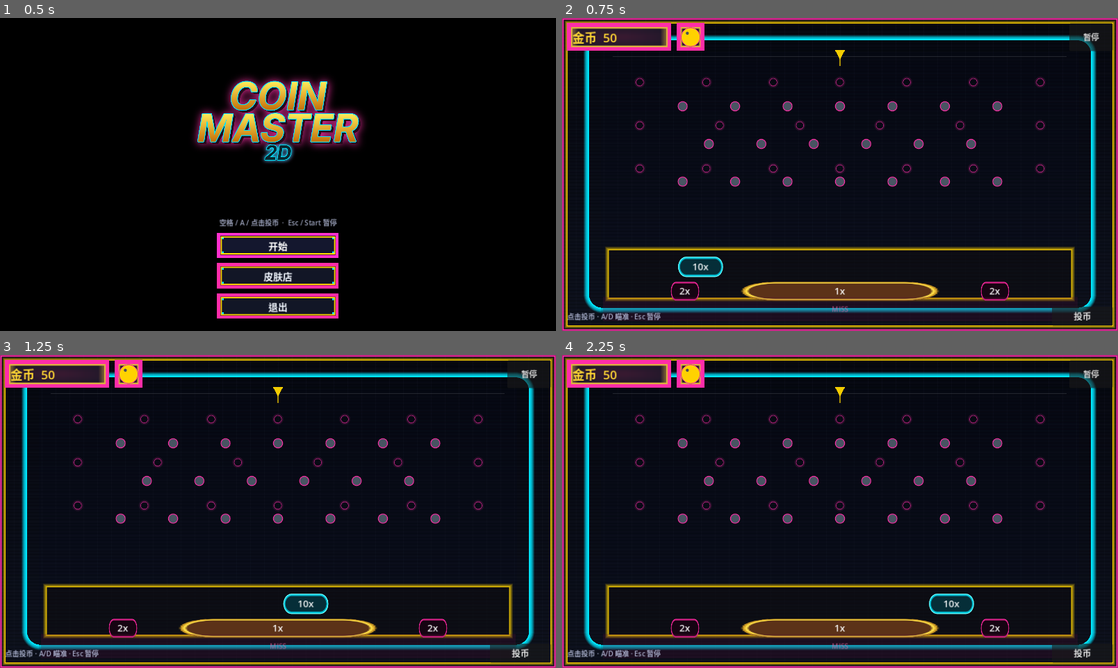
Above: before the commit, frames 1-4 (two rows, left to right).
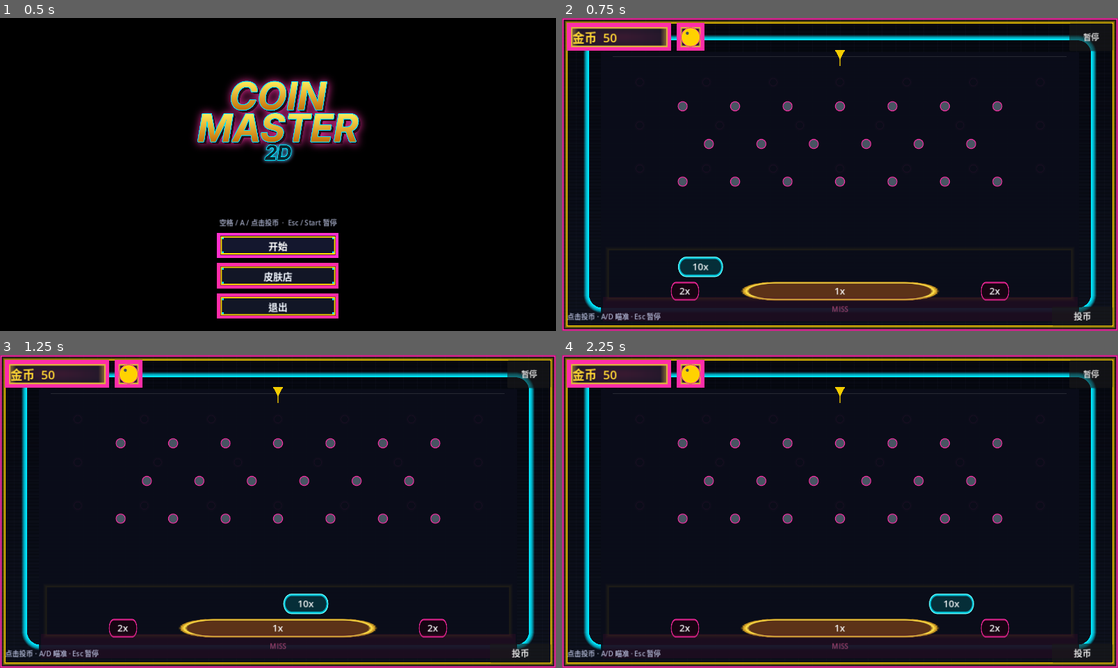
Above: after the commit, the same moments.

Repository: littleboss/coin-master
Game: Godot game, scene res://scenes/main.tscn
Same seed, same stepped clock (60 frames per second), same inputs: the game is played once before the commit and once after it.
Inputs:
- Up to frame 1 (0.5 s): no input
- Up to frame 2 (0.75 s): click "开始" at 0.5 s
- Up to frame 3 (1.25 s): no input
- Up to frame 4 (2.25 s): click "暂停" at 1.25 s; click "继续" at 2 s

Frame 1 is identical in both runs. In frame 2, 3.6% of the frame differs, in the area x 7-93%, y 18-95%; in frame 3, 3.6%; in frame 4, 3.6%.

Commit message:
Use Pixel peg/coin/spark art and cyan-modulate equipped shop cards.
Cover painted cabinet pegs, toss with AtlasTexture cells, and burst
jackpot_spark.png only on 10x via additive GPUParticles2D.

Co-authored-by: aliao <zju.pigeon@gmail.com>

Diff:
--- a/scenes/coin.tscn
+++ b/scenes/coin.tscn
@@ -22,8 +22,7 @@
 [node name="Sprite2D" type="Sprite2D" parent="."]
 texture_filter = 2
 texture = ExtResource("2_atlas")
-region_enabled = true
-region_rect = Rect2(0, 0, 64, 64)
+region_enabled = false
 
 [node name="CollisionShape2D" type="CollisionShape2D" parent="."]
 shape = SubResource("CircleShape2D_coin")
--- a/scripts/coin.gd
+++ b/scripts/coin.gd
@@ -17,13 +17,7 @@
 	contact_monitor = true
 	max_contacts_reported = 8
 	body_entered.connect(_on_body_entered)
-	# 保险：万一场景里没设 region，也锁到金色第 0 格。
-	var sprite := get_node_or_null("Sprite2D") as Sprite2D
-	if sprite:
-		sprite.texture_filter = TEXTURE_FILTER_LINEAR
-		sprite.region_enabled = true
-		if sprite.region_rect.size == Vector2.ZERO:
-			sprite.region_rect = CoinSkins.DEFAULT_TOSS_SKIN
+	_apply_equipped_atlas()
 
 
 func activate(global_pos: Vector2) -> void:
@@ -39,10 +33,7 @@
 	visible = true
 	collision_layer = 1
 	collision_mask = 2
-	var sprite := get_node_or_null("Sprite2D") as Sprite2D
-	if sprite:
-		sprite.region_enabled = true
-		sprite.region_rect = GameState.equipped_region()
+	_apply_equipped_atlas()
 	var shape := get_node_or_null("CollisionShape2D") as CollisionShape2D
 	if shape:
 		shape.disabled = false
@@ -97,6 +88,21 @@
 	call_deferred("deactivate")
 
 
+func _apply_equipped_atlas() -> void:
+	# 每枚币自己的 AtlasTexture，只用装备格。不要 region 切整张图，也不要程序画的眼币。
+	var sprite := get_node_or_null("Sprite2D") as Sprite2D
+	if sprite == null:
+		return
+	sprite.texture_filter = TEXTURE_FILTER_LINEAR
+	sprite.region_enabled = false
+	var atlas := sprite.texture as AtlasTexture
+	if atlas == null or atlas.atlas != CoinSkins.ATLAS:
+		atlas = AtlasTexture.new()
+		atlas.atlas = CoinSkins.ATLAS
+		sprite.texture = atlas
+	atlas.region = GameState.equipped_region()
+
+
 func _on_body_entered(_body: Node) -> void:
 	if not is_pooled_active or _consumed:
 		return
--- a/scripts/headless_smoke.gd
+++ b/scripts/headless_smoke.gd
@@ -46,9 +46,18 @@
 		else:
 			_fail("CircleShape2D radius 28")
 		var sprite := coin.get_node_or_null("Sprite2D") as Sprite2D
-		_check("region enabled", sprite != null and sprite.region_enabled)
+		_check("has Sprite2D", sprite != null)
 		if sprite:
-			_check("P0 uses cell 0", sprite.region_rect == Rect2(0, 0, 64, 64))
+			_check("toss does not use sprite region", not sprite.region_enabled)
+		add_child(coin)
+		await get_tree().process_frame
+		sprite = coin.get_node_or_null("Sprite2D") as Sprite2D
+		var toss_atlas: AtlasTexture = null
+		if sprite:
+			toss_atlas = sprite.texture as AtlasTexture
+		_check("toss uses AtlasTexture", toss_atlas != null and toss_atlas.atlas == CoinSkins.ATLAS)
+		if toss_atlas:
+			_check("toss uses equipped cell", toss_atlas.region == GameState.equipped_region())
 		coin.free()
 
 	var table_tex: Texture2D = load("res://assets/bg/table.png")
@@ -66,10 +75,28 @@
 	if btn_tex:
 		_check("btn 9-patch 64x64", btn_tex.get_width() == 64 and btn_tex.get_height() == 64)
 
+	var spark_tex: Texture2D = load("res://assets/vfx/jackpot_spark.png")
+	_check("jackpot spark loads", spark_tex != null)
+	if spark_tex:
+		_check("jackpot spark 32x32", spark_tex.get_width() == 32 and spark_tex.get_height() == 32)
+
 	var playfield := get_parent().get_node_or_null("Playfield") as Playfield
 	_check("has Playfield", playfield != null)
 	if playfield:
 		_check("has 7-6-7 pegs", playfield.get_node("Pegs").get_child_count() == 20)
+		var peg0 := playfield.get_node("Pegs").get_child(0)
+		var peg_debug := false
+		for child in peg0.get_children():
+			if child is ColorRect or child is Polygon2D:
+				peg_debug = true
+		_check("peg has no ColorRect/Polygon2D", not peg_debug)
+		var peg_sprite := peg0.get_node_or_null("Sprite2D") as Sprite2D
+		_check("peg sprite is peg.png", peg_sprite != null and peg_sprite.texture == load("res://assets/pegs/peg.png"))
+		var peg_shape := peg0.get_node_or_null("CollisionShape2D") as CollisionShape2D
+		if peg_shape and peg_shape.shape is CircleShape2D:
+			_check("peg collision r=12", is_equal_approx((peg_shape.shape as CircleShape2D).radius, 12.0))
+		else:
+			_fail("peg collision r=12")
 		_check("has slots", playfield.get_node("Slots").get_child_count() >= 4)
 		_check("drop y is table top", playfield.drop_y <= playfield.table.position.y + 20.0)
 		_check("spawner exists", playfield.spawner != null)
@@ -100,6 +127,21 @@
 			var frac := playfield._jackpot.slot_size.x / inner
 			_check("jackpot width ~10%", frac > 0.08 and frac < 0.12)
 			_check("jackpot pingpong 2.4", is_equal_approx(playfield._jackpot.pingpong_period, 2.4))
+			var burst := playfield._jackpot.get_node_or_null("JackpotBurst") as GPUParticles2D
+			_check("jackpot has GPUParticles2D", burst != null)
+			if burst:
+				_check("jackpot 12-18 particles", burst.amount >= 12 and burst.amount <= 18)
+				_check("jackpot lifetime 0.35", is_equal_approx(burst.lifetime, 0.35))
+				_check("jackpot uses spark png", burst.texture == load("res://assets/vfx/jackpot_spark.png"))
+				var blend := burst.material as CanvasItemMaterial
+				_check("jackpot additive blend", blend != null and blend.blend_mode == CanvasItemMaterial.BLEND_MODE_ADD)
+			var extra_burst := 0
+			for slot_node in playfield.get_node("Slots").get_children():
+				if slot_node == playfield._jackpot:
+					continue
+				if slot_node.get_node_or_null("JackpotBurst") != null:
+					extra_burst += 1
+			_check("no burst on 1x/2x/miss", extra_burst == 0)
 		if playfield.spawner:
 			var before := GameState.balance
 			var tossed := playfield.spawner.try_toss_at_x(playfield.spawner.aim_world_x(0.5))
@@ -155,6 +197,8 @@
 		var cyan_btn := shop._cards[2].find_child("Action", true, false) as Button
 		var steel_btn := shop._cards[3].find_child("Action", true, false) as Button
 		_check("equipped is 使用中", gold_btn != null and gold_btn.text == "使用中" and gold_btn.disabled)
+		_check("equipped card cyan modulate", shop._cards[0].modulate.b > 1.1 and shop._cards[0].modulate.g > 1.05)
+		_check("owned card not glowing", shop._cards[1].modulate == Color.WHITE)
 		_check("owned is 装备", pink_btn != null and pink_btn.text == "装备" and not pink_btn.disabled)
 		_check("unowned cyan shows 80", cyan_btn != null and cyan_btn.text.contains("80"))
 		_check("unowned steel shows 150", steel_btn != null and steel_btn.text.contains("150"))
--- a/scripts/peg.gd
+++ b/scripts/peg.gd
@@ -1,25 +1,27 @@
 class_name Peg
 extends StaticBody2D
-## 钉子：StaticBody2D + 圆碰撞。美术 32px（peg.png），碰撞半径必须是 12（不是 16）。
+## 钉子：StaticBody2D + 圆碰撞。画面只用 peg.png（32px），碰撞半径必须是 12。
+## 不要 ColorRect / Polygon2D 空心调试钉。
 
 const SPRITE := preload("res://assets/pegs/peg.png")
-const SPRITE_SIZE := 32.0
 
 var radius: float = 12.0
 
 
-func configure(p_radius: float, _p_color: Color, material: PhysicsMaterial) -> void:
+func configure(p_radius: float, material: PhysicsMaterial) -> void:
 	radius = p_radius
 	collision_layer = 2
 	collision_mask = 0
 	physics_material_override = material
 	var cs := CollisionShape2D.new()
+	cs.name = "CollisionShape2D"
 	var circle := CircleShape2D.new()
 	circle.radius = radius
 	cs.shape = circle
 	add_child(cs)
 
 	var sprite := Sprite2D.new()
+	sprite.name = "Sprite2D"
 	sprite.texture = SPRITE
 	sprite.texture_filter = TEXTURE_FILTER_LINEAR
 	sprite.centered = true
--- a/scripts/playfield.gd
+++ b/scripts/playfield.gd
@@ -101,12 +101,7 @@
 	var usable_w := usable_right - usable_left
 	var y0 := table.position.y + table.size.y * 0.20
 	var y_step := table.size.y * 0.14
-	# 跟机柜图一样的 7-6-7 粉钉：偶数行铺满，奇数行半格交错。
-	var colors := [
-		Color(0.0, 0.94, 1.0, 0.92),
-		Color(1.0, 0.0, 0.5, 0.88),
-		Color(0.0, 0.94, 1.0, 0.92),
-	]
+	# 跟机柜图一样的 7-6-7。画面只用 peg.png，不再传调试色。
 	for row in PEG_ROWS:
 		var count: int = PEG_COUNTS[row]
 		var y := y0 + float(row) * y_step
@@ -122,7 +117,7 @@
 			var peg := Peg.new()
 			_pegs.add_child(peg)
 			peg.position = Vector2(start_x + spacing * float(i), y)
-			peg.configure(PEG_RADIUS, colors[row], peg_mat)
+			peg.configure(PEG_RADIUS, peg_mat)
 
 
 func _build_slots_and_sink() -> void:
@@ -195,8 +190,9 @@
 
 
 func _draw() -> void:
-	# 机柜 PNG 在下层；这里只铺一层很淡的内填，避免把霓虹边框盖住。
-	draw_rect(table, Color(0.02, 0.04, 0.12, 0.16), true)
+	# 内台不透明，盖住机柜图上画的钉，避免和 peg.png 叠成「空心调试钉」。
+	# 机柜霓虹边框仍露在 table 矩形外面。
+	draw_rect(table, Color(0.04, 0.05, 0.10, 0.92), true)
 	# 投币线（桌顶）
 	var y := drop_y
 	draw_line(Vector2(inner_left, y), Vector2(inner_right, y), Color(1, 1, 1, 0.12), 2.0)
--- a/scripts/shop_screen.gd
+++ b/scripts/shop_screen.gd
@@ -9,6 +9,8 @@
 const HUD_PATCH := 12
 const LABEL_EQUIP := "装备"
 const LABEL_IN_USE := "使用中"
+# 使用中的卡：原框稍微偏青提亮，不加新边框。
+const EQUIPPED_MODULATE := Color(1.0, 1.1, 1.22)
 
 var _from_pause: bool = false
 var _cards: Array[Control] = []
@@ -193,13 +195,16 @@
 		if GameState.equipped_skin == i and GameState.is_unlocked(i):
 			action.text = LABEL_IN_USE
 			action.disabled = true
+			card.modulate = EQUIPPED_MODULATE
 		elif GameState.is_unlocked(i):
 			action.text = LABEL_EQUIP
 			action.disabled = false
+			card.modulate = Color.WHITE
 		else:
 			var c: int = GameState.skin_cost(i)
 			action.text = "%d 金币" % c
 			action.disabled = GameState.balance < c
+			card.modulate = Color.WHITE
 
 
 func _ensure_preview_cell(preview: TextureRect, index: int) -> void:
--- a/scripts/slot.gd
+++ b/scripts/slot.gd
@@ -2,12 +2,15 @@
 extends Area2D
 ## 计分槽。Area2D 检测金币；每枚币只计一次。
 ## 头奖槽会在底部来回平移（ping-pong）。
+## 10x 才放 GPUParticles2D 火花；1x / 2x / miss 没有粒子。
 
-const JACKPOT_PARTICLE_COUNT := 18
+const JACKPOT_PARTICLE_COUNT := 16
+const JACKPOT_PARTICLE_LIFE := 0.35
 const ART_SIZE := Vector2(128, 48)
 const TEX_NORMAL := preload("res://assets/slots/slot_normal.png")
 const TEX_LUCKY := preload("res://assets/slots/slot_lucky.png")
 const TEX_JACKPOT := preload("res://assets/slots/slot_jackpot.png")
+const SPARK_PATH := "res://assets/vfx/jackpot_spark.png"
 
 @export var multiplier: int = 1
 @export var debug_color: Color = Color(1, 0.843, 0, 0.3)
@@ -19,7 +22,7 @@
 var _travel_min_x: float = 0.0
 var _travel_max_x: float = 0.0
 var _travel_t: float = 0.0
-var _particles: CPUParticles2D
+var _particles: GPUParticles2D
 var _label: Label
 
 
@@ -77,21 +80,40 @@
 	add_child(_label)
 
 	if multiplier >= 10:
-		_particles = CPUParticles2D.new()
-		_particles.emitting = false
-		_particles.one_shot = true
-		_particles.explosiveness = 1.0
-		_particles.amount = JACKPOT_PARTICLE_COUNT
-		_particles.lifetime = 0.4
-		_particles.direction = Vector2(0, -1)
-		_particles.spread = 180.0
-		_particles.gravity = Vector2(0, 280)
-		_particles.initial_velocity_min = 90.0
-		_particles.initial_velocity_max = 220.0
-		_particles.scale_amount_min = 2.0
-		_particles.scale_amount_max = 4.5
-		_particles.color = Color(0.0, 0.94, 1.0, 1.0)
-		add_child(_particles)
+		_particles = _make_jackpot_burst()
+		if _particles:
+			add_child(_particles)
+
+
+func _make_jackpot_burst() -> GPUParticles2D:
+	# 只用 Pixel 的 32px 火花，不另做一张粒子图。
+	if not ResourceLoader.exists(SPARK_PATH):
+		return null
+	var p := GPUParticles2D.new()
+	p.name = "JackpotBurst"
+	p.amount = JACKPOT_PARTICLE_COUNT
+	p.lifetime = JACKPOT_PARTICLE_LIFE
+	p.one_shot = true
+	p.explosiveness = 1.0
+	p.emitting = false
+	p.texture = load(SPARK_PATH)
+	p.local_coords = true
+	var blend := CanvasItemMaterial.new()
+	blend.blend_mode = CanvasItemMaterial.BLEND_MODE_ADD
+	p.material = blend
+	var mat := ParticleProcessMaterial.new()
+	mat.particle_flag_disable_z = true
+	mat.emission_shape = ParticleProcessMaterial.EMISSION_SHAPE_SPHERE
+	mat.emission_sphere_radius = 6.0
+	mat.direction = Vector3(0, -1, 0)
+	mat.spread = 180.0
+	mat.initial_velocity_min = 70.0
+	mat.initial_velocity_max = 170.0
+	mat.gravity = Vector3(0, 160, 0)
+	mat.scale_min = 0.45
+	mat.scale_max = 1.05
+	p.process_material = mat
+	return p
 
 
 func _physics_process(delta: float) -> void:
Binary file added: assets/vfx/jackpot_spark.png
Not shown, added: assets/vfx/jackpot_spark.png.import
Not shown, changed: README.md
